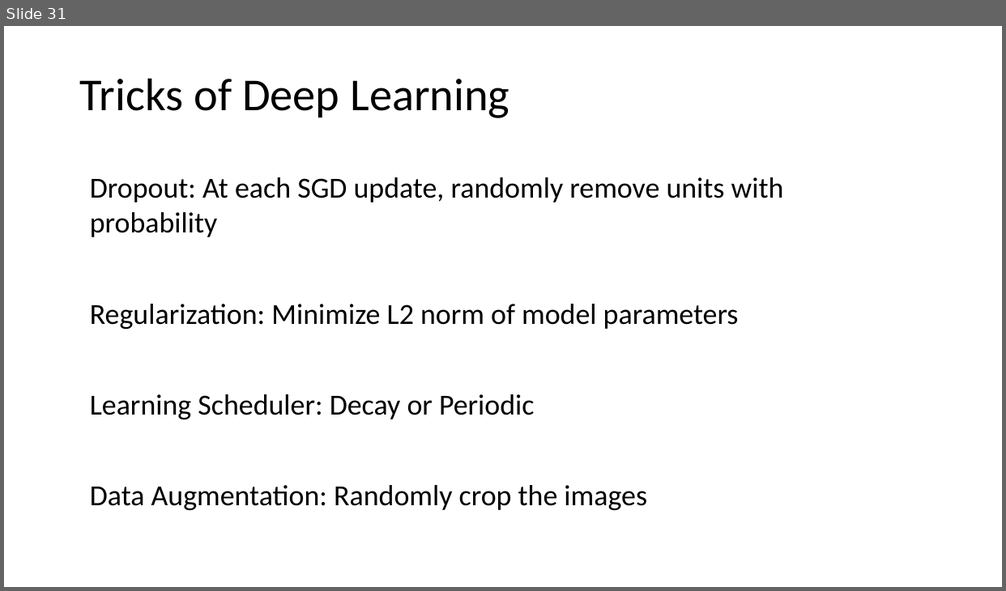
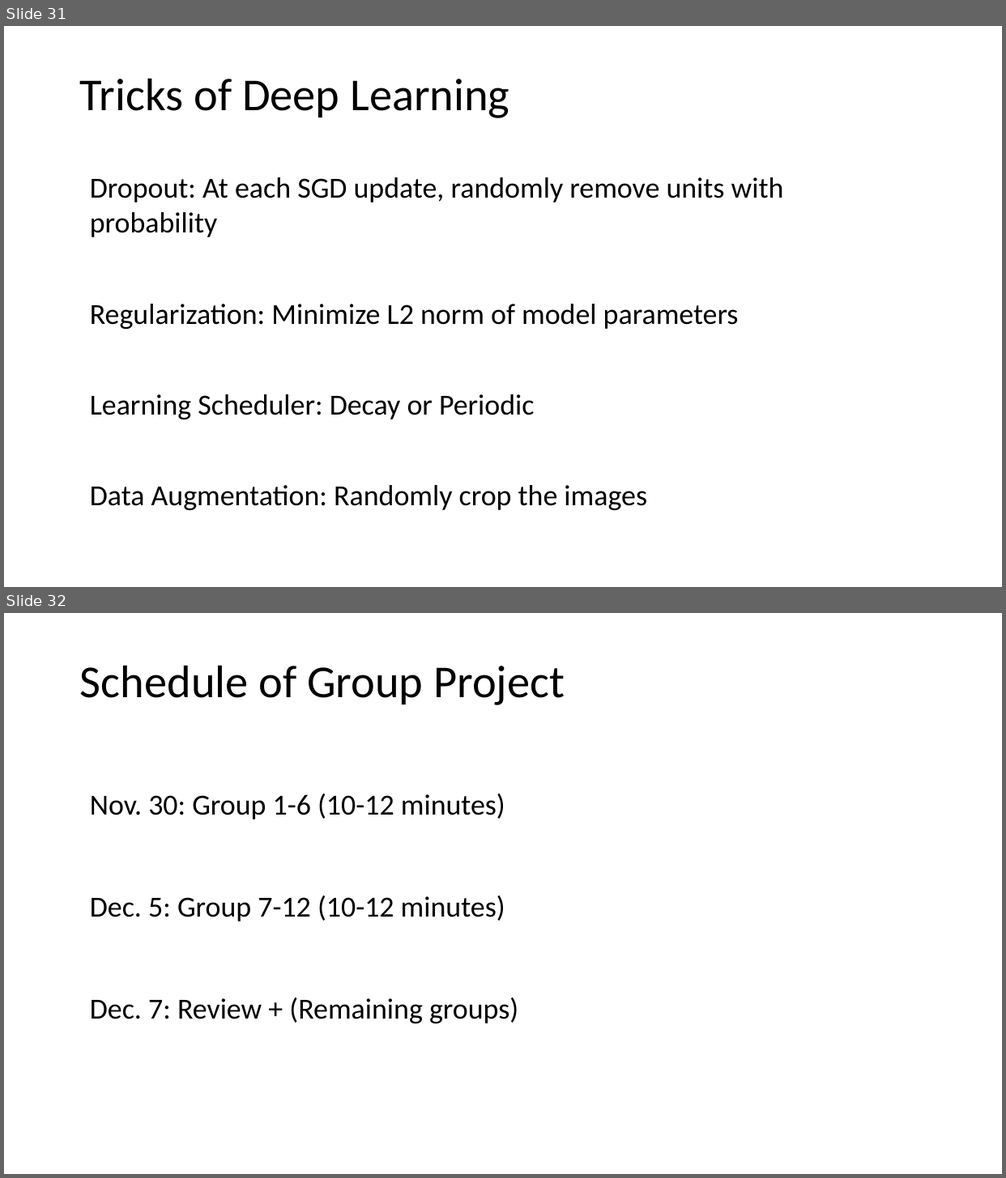
Before and after one commit to tianzheng4/tianzheng4.github.io, a slide deck: _umkc-teaching/slides/Lecture11.pptx. Shown one above the other, each under a label of ours: slide 31 before the commit, slides 31 and 32 after it. The pictures are 1006x591 and 1006x1178 pixels, drawn with LibreOffice and Linux fonts; fonts in the diff are those of the drawing. Boxes give left, top, right and bottom in pixels: in the first picture for what was removed or moved away, otherwise in the second. Text is boxed around its words. In the diff, an @@ line names an element or a change of style, - is before the commit and + after.

```diff
--- a/_umkc-teaching/slides/Lecture11.pptx
+++ b/_umkc-teaching/slides/Lecture11.pptx
@@ slide 32 added at (x1=4, y1=613, x2=1002, y2=1174), background #FFFFFF @@
@@ title added at (x1=80, y1=665, x2=565, y2=705), 44 pt, text #000000 @@
+Schedule of Group Project
@@ text added at (x1=90, y1=794, x2=505, y2=820), 28 pt, text #000000 @@
+Nov. 30: Group 1-6 (10-12 minutes)
@@ text added at (x1=90, y1=896, x2=505, y2=922), 28 pt, text #000000 @@
+Dec. 5: Group 7-12 (10-12 minutes)
@@ text added at (x1=90, y1=998, x2=518, y2=1024), 28 pt, text #000000 @@
+Dec. 7: Review + (Remaining groups)
```
Also in this commit, not shown: 5 other files.
